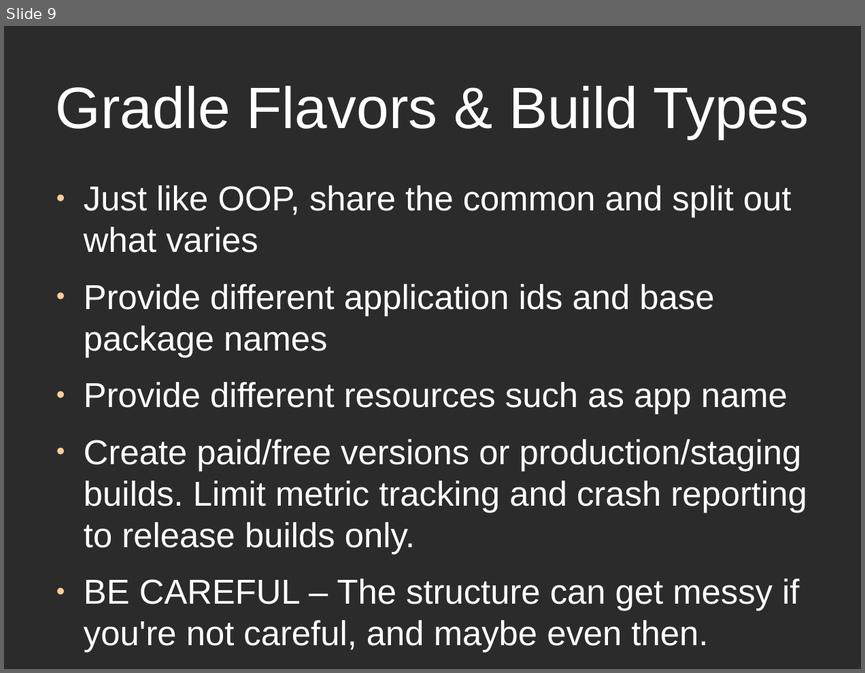
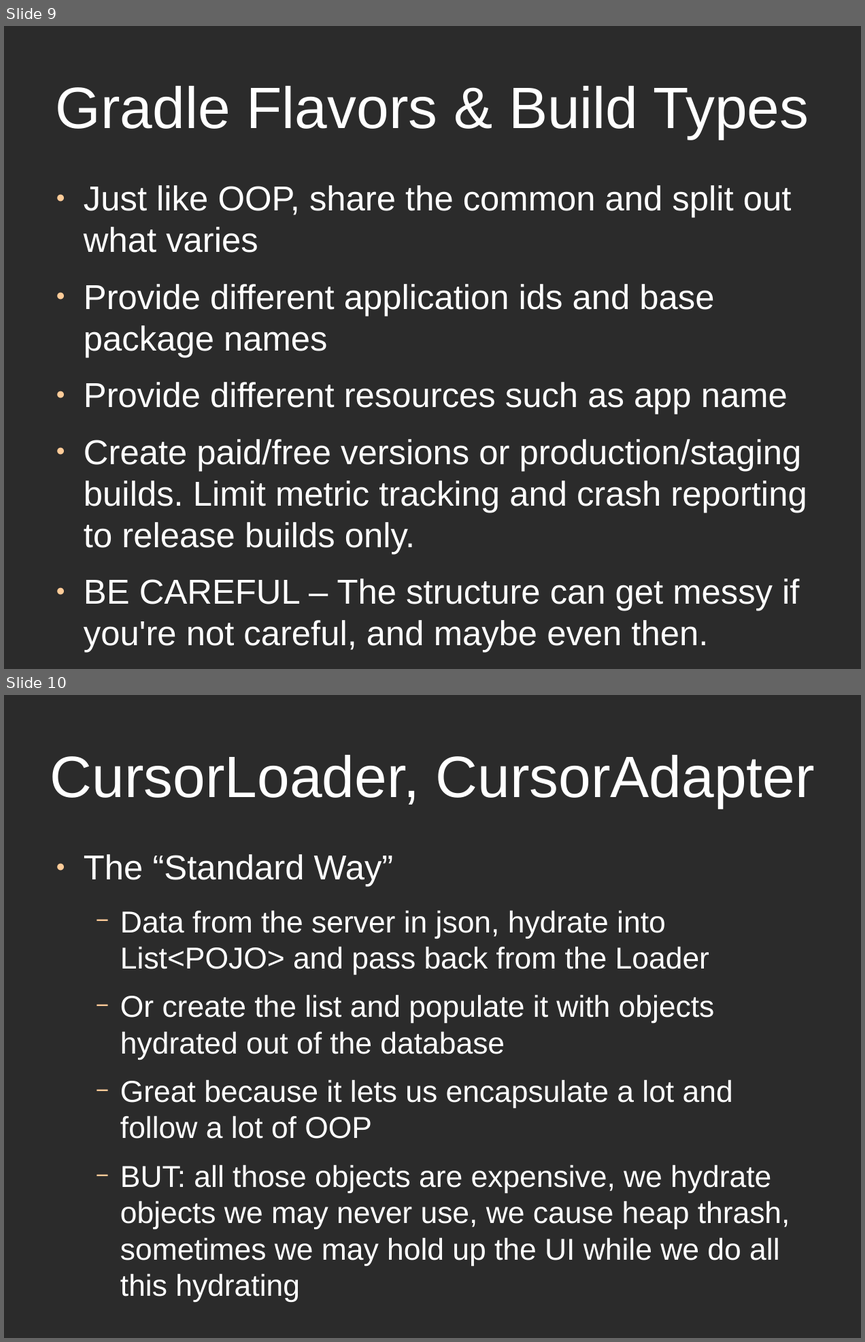
Before and after one commit to alphonzo79/LessonsLearned, a slide deck: LessonsLearnedPresentationSlides.odp. Shown one above the other, each under a label of ours: slide 9 before the commit, slides 9 and 10 after it. The pictures are 865x673 and 865x1342 pixels, drawn with LibreOffice and Linux fonts; fonts in the diff are those of the drawing; background and template pictures are left out; a plain dark background stands for a picture behind light text. Boxes give left, top, right and bottom in pixels: in the first picture for what was removed or moved away, otherwise in the second. Text is boxed around its words. In the diff, an @@ line names an element or a change of style, - is before the commit and + after.

```diff
--- a/LessonsLearnedPresentationSlides.odp
+++ b/LessonsLearnedPresentationSlides.odp
@@ slide 10 added at (4,695,861,1338), background picture (left out) @@
@@ title added at (50,755,814,808), 54 pt, text #FFFFFF @@
+CursorLoader, CursorAdapter
@@ text added at (84,854,790,1302), 28 pt, text #FFFFFF @@
+● The “Standard Way”
+  − Data from the server in json, hydrate into List<POJO> and pass back from the Loader
+  − Or create the list and populate it with objects hydrated out of the database
+  − Great because it lets us encapsulate a lot and follow a lot of OOP
+  − BUT: all those objects are expensive, we hydrate objects we may never use, we cause heap thrash, sometimes we may hold up the UI while we do all this hydrating
```
Also in this commit, not shown: 1 slide changed, 1 other slide added, 1 slide removed.
